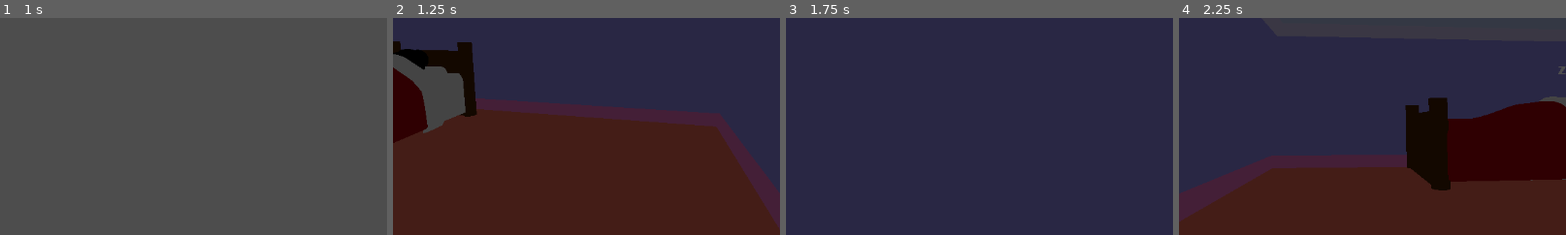
Above: before the commit, frames 1-4 (left to right).
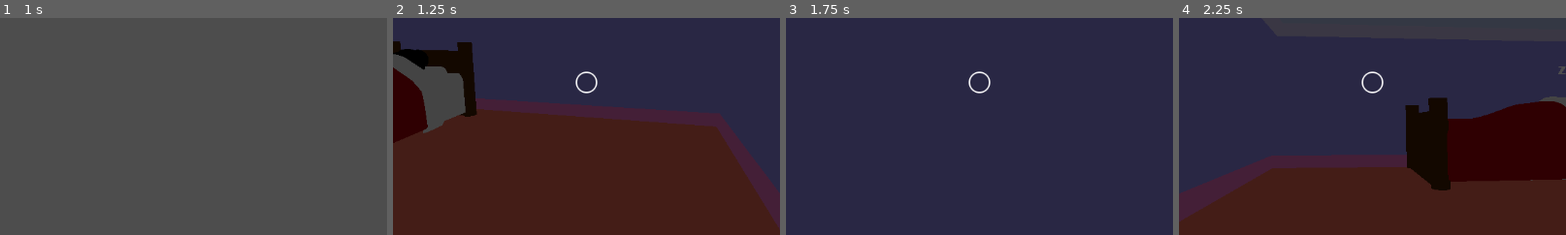
Above: after the commit, the same moments.

Repository: IAmNotIsaac/carliles-bad-dream
Game: Godot game, scene res://scenes/levels/test_world.tscn
Two runs of this game, one before a commit and one after it. Both use one fixed random seed, a clock stepped at 60 frames per second and the inputs below. This scene is started directly instead of the project's main scene.
Inputs (mouse positions are % of the whole screen's width and height, from its top left):
- Up to frame 1 (1 s): tap Enter at 0.5 s; move the mouse to (49, 52) at 0.52 s; press the mouse at (49, 52) at 0.53 s; hold W (move_forward) from 0.53 s (still down); tap Space (jump) at 0.77 s
- Up to frame 2 (1.25 s): keep holding W (move_forward)
- Up to frame 3 (1.75 s): keep holding W (move_forward); move the mouse to (57, 51) at 1.27 s; release the mouse at (57, 51) at 1.28 s; tap C (crawl) at 1.35 s; tap Space (jump) at 1.52 s; click (57, 51) at 1.55 s
- Up to frame 4 (2.25 s): keep holding W (move_forward); tap Space (jump) at 2 s; move the mouse to (42, 49) at 2.02 s; press the mouse at (42, 49) at 2.03 s
The pictures show only the part of the screen within x 25-75%, y 35-85%; the shares and areas given below are measured in that part.

Frame 1 is identical in both runs. In frame 2, 0.2% of the frame differs, in the area x 47-53%, y 24-35%; in frame 3, 0.2%; in frame 4, 0.2%.

Commit message:
ooga booga booga boo

Diff:
--- a/scenes/general/player.gd
+++ b/scenes/general/player.gd
@@ -16,6 +16,9 @@
 
 #const _Ragdoll := preload("res://src/instance/RobotRagdoll.tscn")
 #const _SFX := preload("res://src/instance/SoundEffect.tscn")
+
+const _TEXTURE_RETICLE := preload("res://assets/textures/reticle.png")
+const _TEXTURE_RETICLE_HIGHLIGHT := preload("res://assets/textures/reticle_highlight.png")
 
 const _AIR_FRICTION := 0.1
 const _MAX_HEALTH := 100.0
@@ -71,6 +74,7 @@
 @onready var _crawl_col := $CrawlCollision
 @onready var _stand_space_check := $StandSpaceCheck
 @onready var _mesh := $MeshInstance3D
+@onready var _reticle := $HUD/Reticle
 
 
 ## Private methods ##
@@ -216,11 +220,13 @@
 
 
 func _permit_interact() -> void:
-	if Input.is_action_pressed("interact"):
-		pass
-		var col = _interact_cast.get_collider()
-		if col is InteractArea:
-			col.interact(not Input.is_action_just_pressed("interact"))
+	var col = _interact_cast.get_collider()
+	if col is InteractArea:
+		_reticle.texture = _TEXTURE_RETICLE_HIGHLIGHT
+		if Input.is_action_pressed("interact"):
+				col.interact(not Input.is_action_just_pressed("interact"))
+	else:
+		_reticle.texture = _TEXTURE_RETICLE
 
 
 func _crawl_collision() -> void:
--- a/scenes/general/player.tscn
+++ b/scenes/general/player.tscn
@@ -1,6 +1,7 @@
-[gd_scene load_steps=8 format=3 uid="uid://c35ug12xrl8p3"]
+[gd_scene load_steps=9 format=3 uid="uid://cbtw5u27asug0"]
 
 [ext_resource type="Script" path="res://scenes/general/player.gd" id="1_2yci0"]
+[ext_resource type="Texture2D" uid="uid://cq56f867mbgmj" path="res://assets/textures/reticle.png" id="2_twr7j"]
 
 [sub_resource type="CapsuleShape3D" id="CapsuleShape3D_i4mqd"]
 radius = 0.25
@@ -83,3 +84,26 @@
 [node name="CollisionShape3D" type="CollisionShape3D" parent="StandSpaceCheck"]
 transform = Transform3D(1, 0, 0, 0, 1, 0, 0, 0, 1, 0, 0.4, 0)
 shape = SubResource("CylinderShape3D_m3kla")
+
+[node name="HUD" type="Control" parent="."]
+layout_mode = 3
+anchors_preset = 15
+anchor_right = 1.0
+anchor_bottom = 1.0
+grow_horizontal = 2
+grow_vertical = 2
+
+[node name="Reticle" type="TextureRect" parent="HUD"]
+layout_mode = 1
+anchors_preset = 8
+anchor_left = 0.5
+anchor_top = 0.5
+anchor_right = 0.5
+anchor_bottom = 0.5
+offset_left = -16.0
+offset_top = -16.0
+offset_right = 16.0
+offset_bottom = 16.0
+grow_horizontal = 2
+grow_vertical = 2
+texture = ExtResource("2_twr7j")
--- a/scenes/tools/interact_area.gd
+++ b/scenes/tools/interact_area.gd
@@ -35,3 +35,7 @@
 
 	interacted_with.emit()
 	_activation_count += 1
+
+
+func reset_activation_count() -> void:
+	_activation_count = 0
--- a/singletons/level.gd
+++ b/singletons/level.gd
@@ -74,6 +74,7 @@
 ## Public methods
 
 func load_real_world(path : String) -> void:
+	close_real_world()
 	if ResourceLoader.exists(path):
 		_load_paths["real"] = path
 		await get_tree().create_timer(1.0).timeout
@@ -86,6 +87,7 @@
 
 
 func load_dream_world(path : String) -> void:
+	close_dream_world()
 	if ResourceLoader.exists(path):
 		_load_paths["dream"] = path
 		ResourceLoader.load_threaded_request(path)
Binary file added: assets/textures/reticle.png
Not shown, added: assets/textures/reticle.png.import
Binary file added: assets/textures/reticle_highlight.png
Not shown, added: assets/textures/reticle_highlight.png.import
Not shown: 1 places in scenes/levels/carlile_room.tscn that only renumber resources
Not shown: 1 places in scenes/levels/test_dream_world.tscn that only renumber resources
